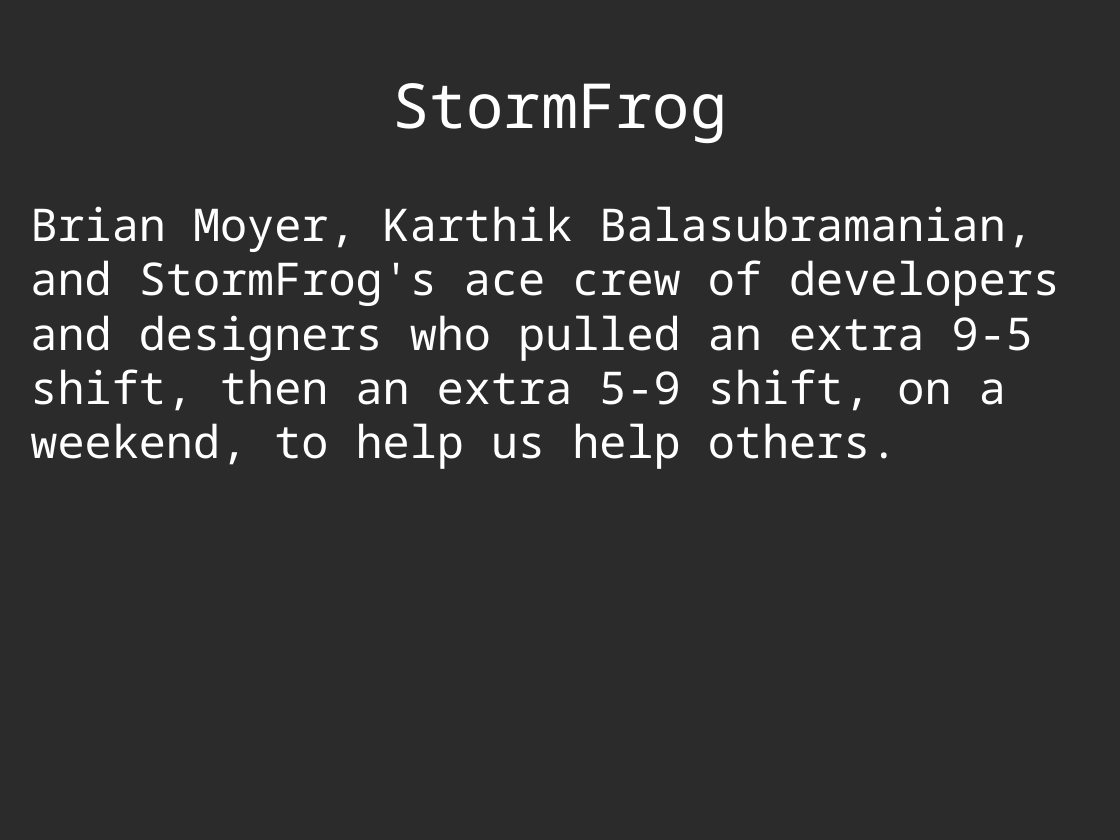
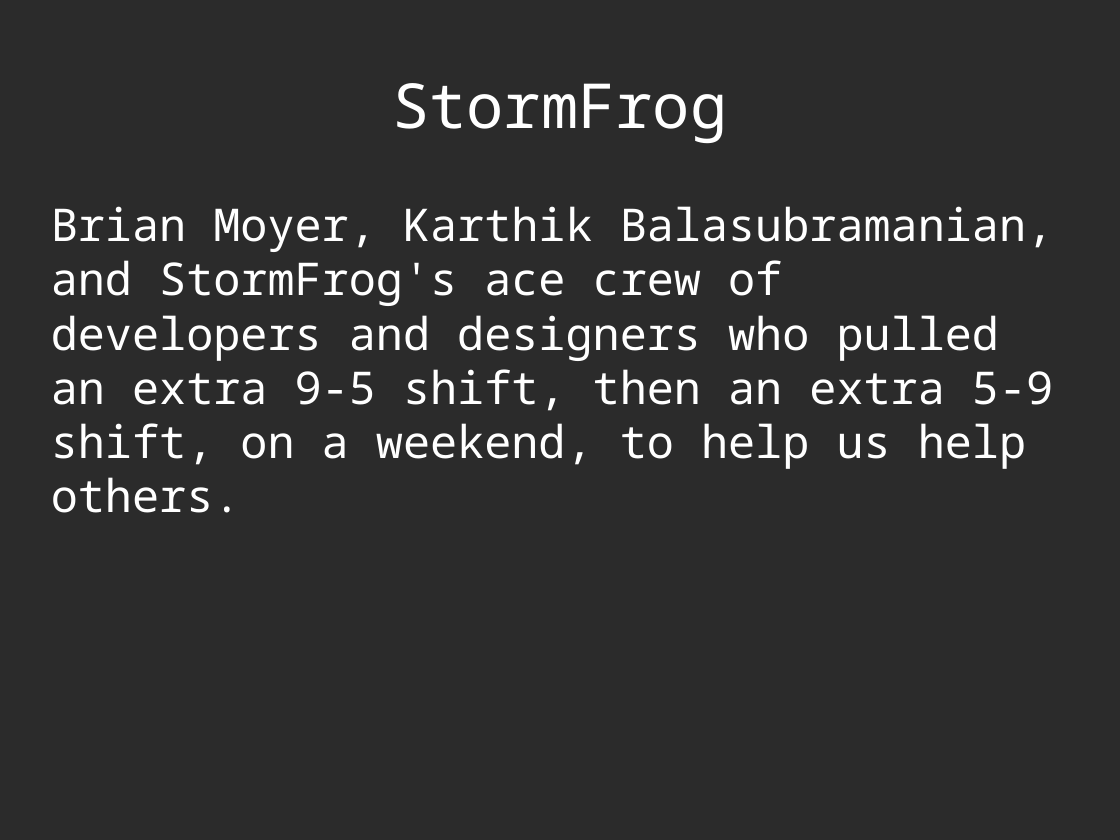
Before and after one commit to decause/RITCapstone, a slide deck: slide 53 of capstone-remy-preso.odp (slide 48 before the commit). Drawn at 1120x840 pixels with LibreOffice and Linux fonts; fonts in the diff are those of the drawing; background and template pictures are left out; a plain dark background stands for a picture behind light text. Boxes give left, top, right and bottom in pixels: in the first picture for what was removed or moved away, otherwise in the second. Text is boxed around its words. In the diff, an @@ line names an element or a change of style, - is before the commit and + after.

```diff
--- a/capstone-remy-preso.odp
+++ b/capstone-remy-preso.odp
@@ text "Brian Moyer, Karthik Balasubramanian, and ..." rewrapped from (30,206,1060,469) to (51,206,1054,513) @@
```
Also in this commit, not shown: 16 other slides changed, 10 slides added, 5 slides removed.
